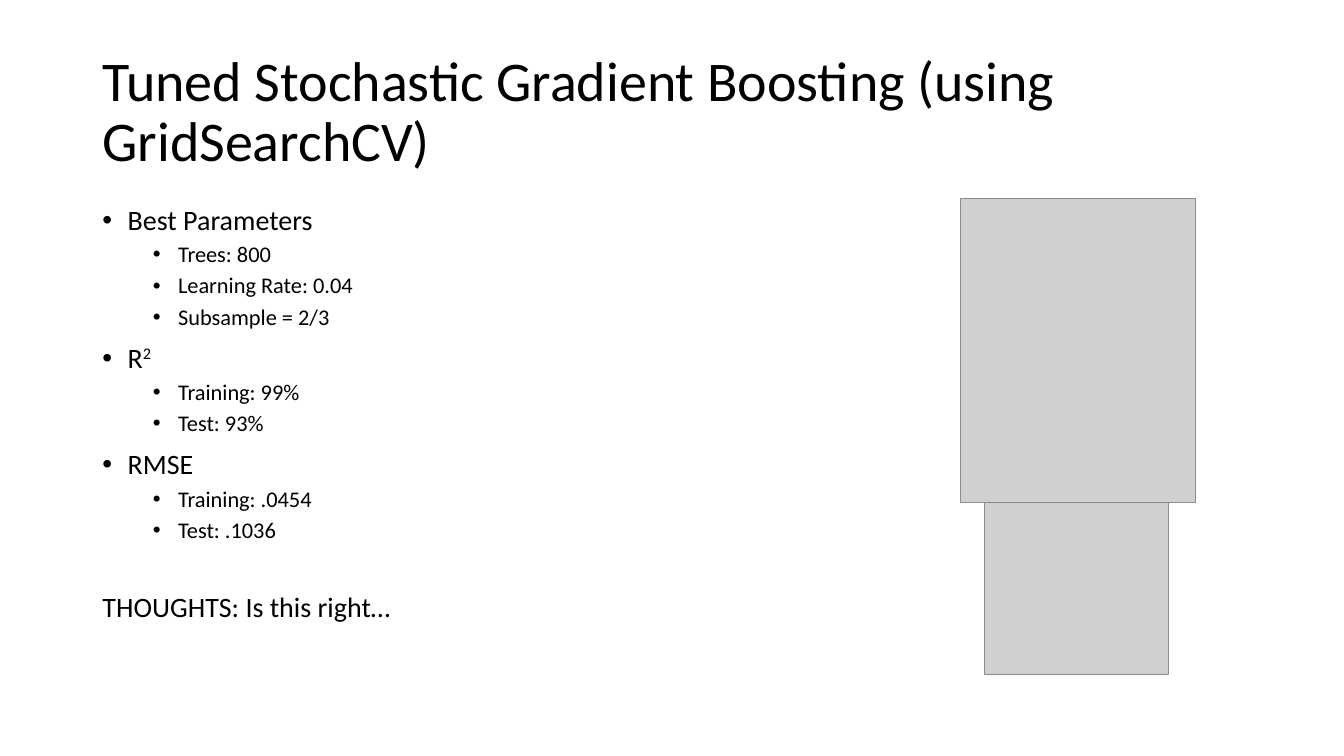
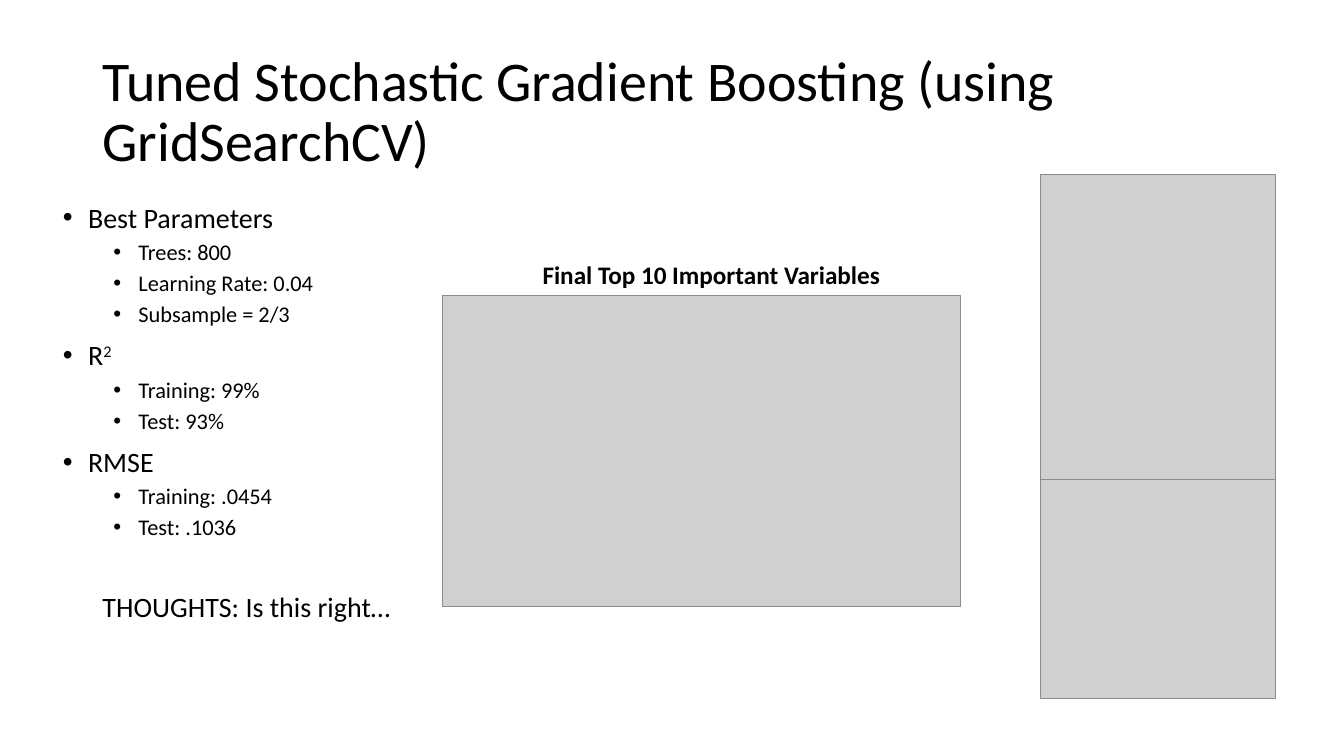
Before and after one commit to reflexiveprophecy/Kaggle_Predict_Ames_Iowa_Housing_Prices, a slide deck: slide 10 of Tree Based Models.pptx. Drawn at 1344x756 pixels with LibreOffice and Linux fonts; fonts in the diff are those of the drawing; grey boxes stand for pictures. Boxes give left, top, right and bottom in pixels: in the first picture for what was removed or moved away, otherwise in the second. Text is boxed around its words. In the diff, an @@ line names an element or a change of style, - is before the commit and + after.

```diff
--- a/Tree Based Models.pptx
+++ b/Tree Based Models.pptx
@@ picture: place and size @@
-picture at <box>961,199,1196,503</box>
+picture at <box>1041,175,1275,480</box>
@@ text "Best Parameters": place and size @@
-text "Best Parameters" at <box>128,212,353,538</box>
+text "Best Parameters" at <box>88,210,313,535</box>
@@ text added at <box>543,266,880,288</box>, 18 pt, text #000000, bold @@
+Final Top 10 Important Variables
@@ picture added at <box>443,295,961,607</box> @@
@@ picture: place and size @@
-picture at <box>985,503,1169,675</box>
+picture at <box>1041,479,1275,698</box>
```
Also in this commit, not shown: 6 other slides changed, 2 other files.
